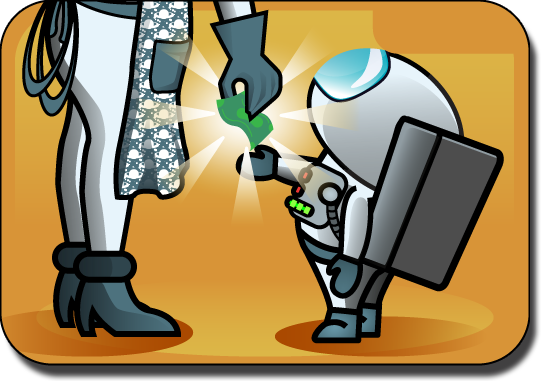
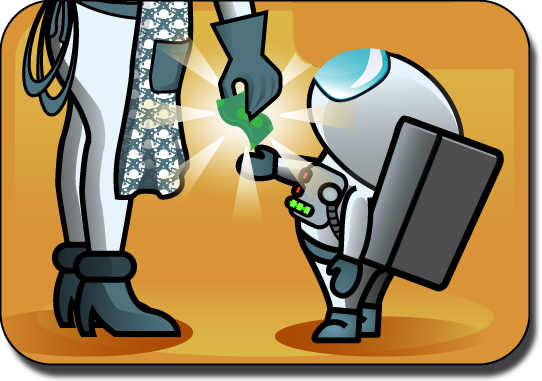
Before/after of a w=542, h=381 layered artwork. What changed in the layer stack:
added layer "Capa 2" above "Capa 0" over bbox(292, 2, 514, 71)
